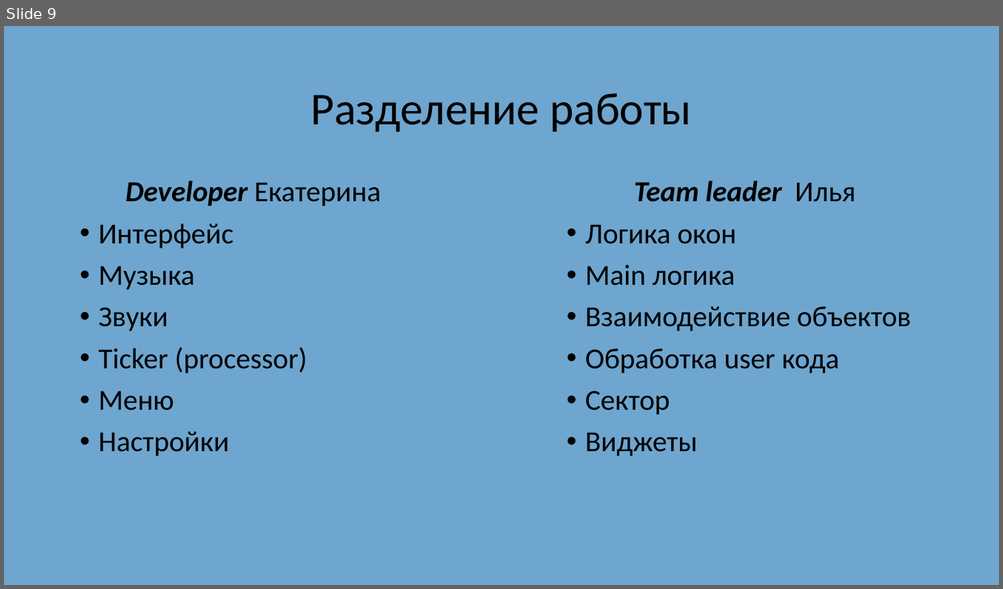
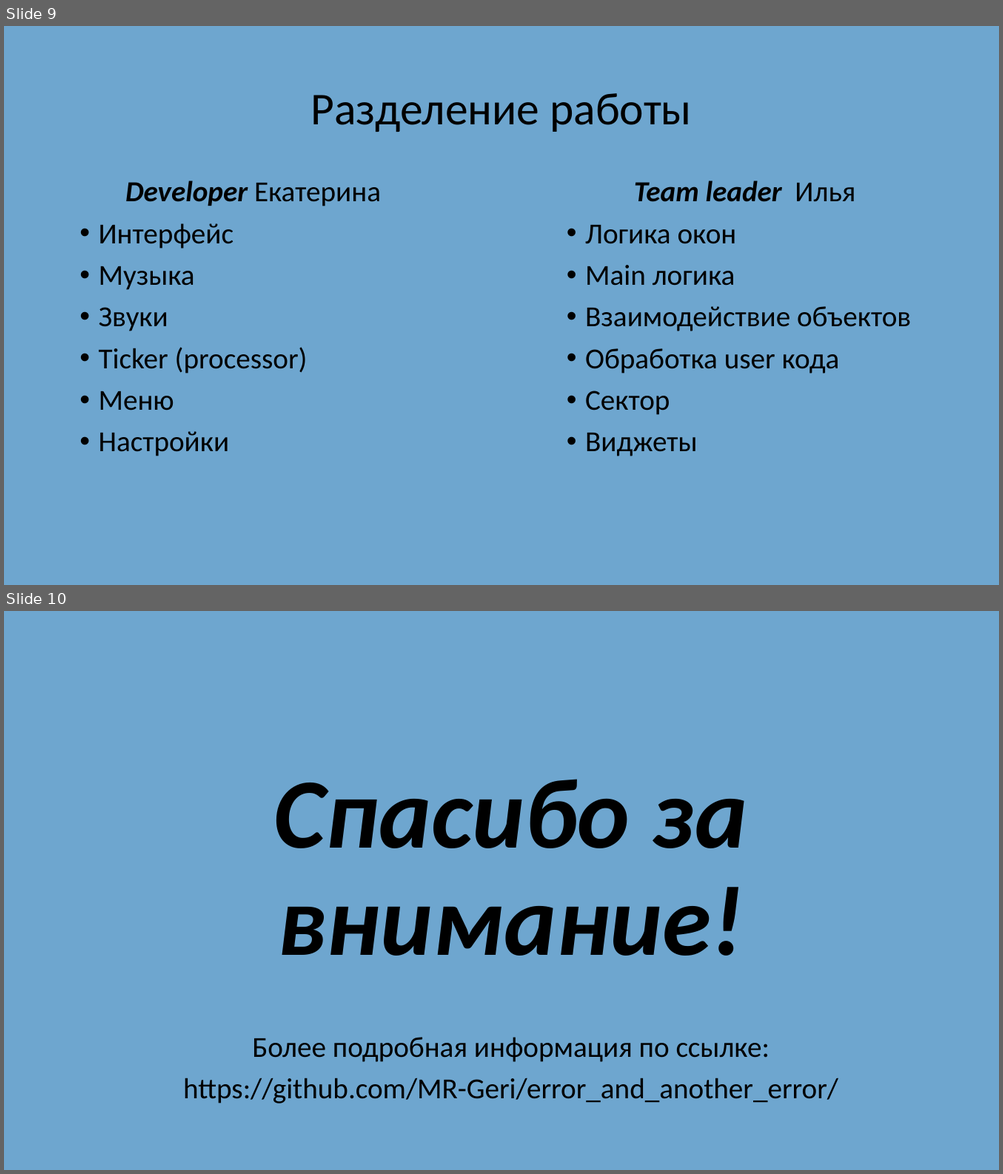
Before and after one commit to MR-Geri/ErrorAndAnotherError, a slide deck: prezentatsia.pptx. Shown one above the other, each under a label of ours: slide 9 before the commit, slides 9 and 10 after it. The pictures are 1003x589 and 1003x1174 pixels, drawn with LibreOffice and Linux fonts; fonts in the diff are those of the drawing. Boxes give left, top, right and bottom in pixels: in the first picture for what was removed or moved away, otherwise in the second. Text is boxed around its words. In the diff, an @@ line names an element or a change of style, - is before the commit and + after.

```diff
--- a/prezentatsia.pptx
+++ b/prezentatsia.pptx
@@ slide 10 added at (4,611,999,1170), background #6EA6CF @@
@@ text added at (274,779,747,956), 96 pt, text #000000, bold, italic @@
+Спасибо за внимание!
@@ text added at (183,1037,838,1104), 28 pt, text #000000 @@
+Более подробная информация по ссылке:
+https://github.com/MR-Geri/error_and_another_error/
```
Also in this commit, not shown: 2 slides changed, 1 other slide added, 1 slide removed, 1 other file.
